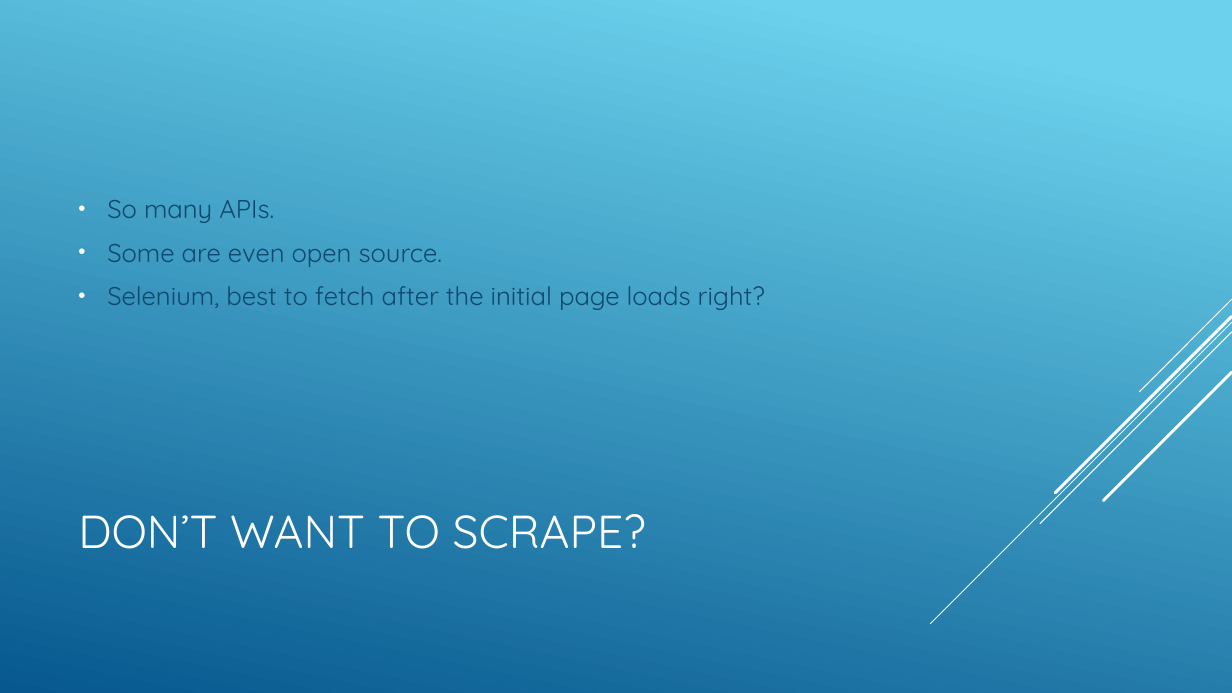
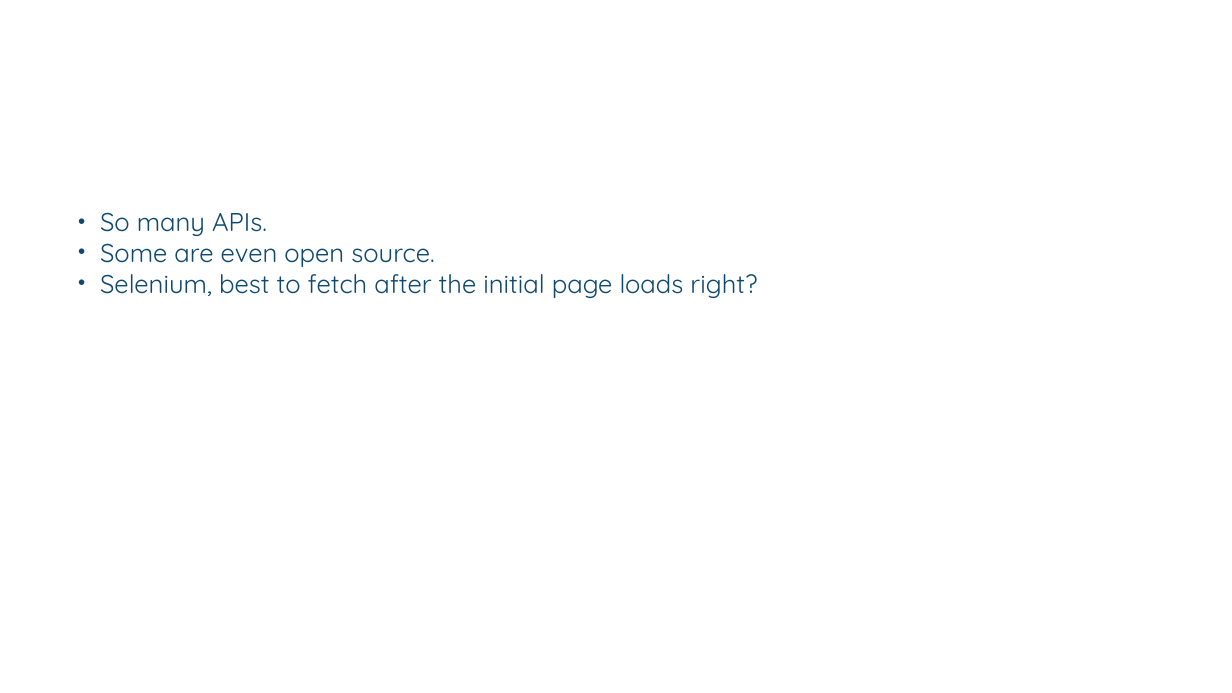
Before and after one commit to tapaswenipathak/Presentations, a slide deck: slide 5 of PyCon India 2015/Comparing Scrapping Libraries in Python.pptx. Drawn at 1232x693 pixels with LibreOffice and Linux fonts; fonts in the diff are those of the drawing. Boxes give left, top, right and bottom in pixels: in the first picture for what was removed or moved away, otherwise in the second. Text is boxed around its words. In the diff, an @@ line names an element or a change of style, - is before the commit and + after.

```diff
--- a/PyCon India 2015/Comparing Scrapping Libraries in Python.pptx
+++ b/PyCon India 2015/Comparing Scrapping Libraries in Python.pptx
@@ background gradient #6ED2EB to #06588E to #FFFFFF @@
@@ text "So many APIs." at (x1=100, y1=212, x2=757, y2=298): indent changed; less space between paragraphs @@
@@ line (1232, 299) - (1140, 392): stroke #FFFFFF 0.75 pt to #FFFFFF 0.74 pt @@
@@ line (1232, 323) - (931, 624): stroke #FFFFFF 0.75 pt to #FFFFFF 0.74 pt @@
@@ line (1232, 316) - (1055, 493): stroke #FFFFFF 2.25 pt to #FFFFFF 2.24 pt @@
@@ line (1232, 332) - (1041, 524): stroke #FFFFFF 0.75 pt to #FFFFFF 0.74 pt @@
@@ line (1232, 372) - (1104, 501): stroke #FFFFFF 2.25 pt to #FFFFFF 2.24 pt @@
@@ title removed at (x1=78, y1=514, x2=646, y2=549) @@
-DON’T WANT TO SCRAPE?
```
Also in this commit, not shown: 31 other slides changed, 2 slides added, 2 slides removed, 1 other file.
